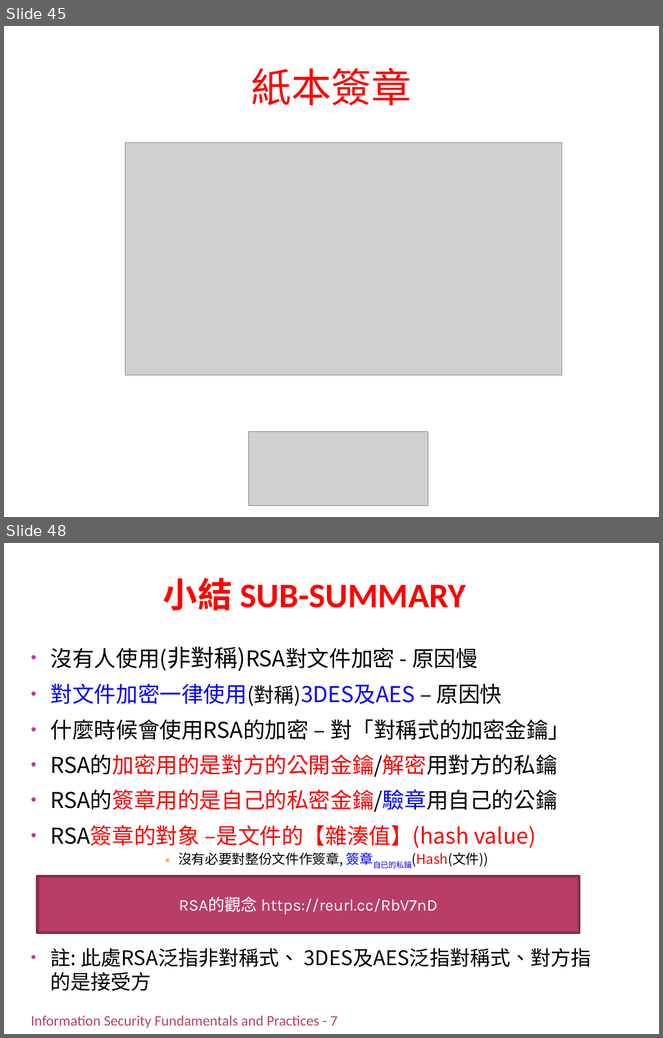
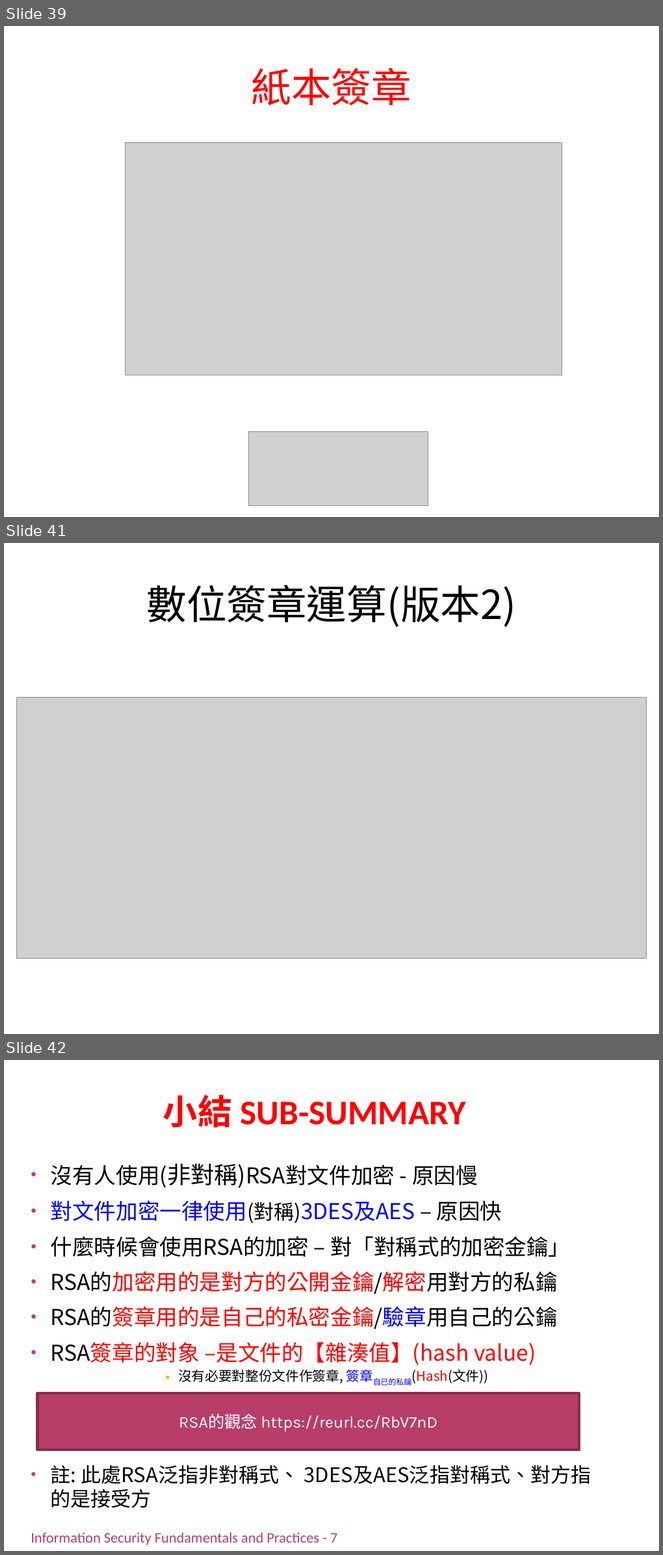
Before and after one commit to chih-chengwu/Information-Security-Markdown, a slide deck: 正本/Ch6_基礎密碼學(潘天佑的第7章).pptx. Shown one above the other, each under a label of ours: slides 45 and 48 before the commit, slides 39, 41 and 42 after it; the slides between them are not shown. The pictures are 663x1038 and 663x1555 pixels, drawn with LibreOffice and Linux fonts; fonts in the diff are those of the drawing; grey boxes stand for pictures; background and template pictures are left out. Boxes give left, top, right and bottom in pixels: in the first picture for what was removed or moved away, otherwise in the second. Text is boxed around its words. In the diff, an @@ line names an element or a change of style, - is before the commit and + after.

```diff
--- a/正本/Ch6_基礎密碼學(潘天佑的第7章).pptx
+++ b/正本/Ch6_基礎密碼學(潘天佑的第7章).pptx
@@ slide 41 added at bbox=[4, 543, 659, 1034], background #FFFFFF @@
@@ title added at bbox=[146, 585, 516, 627], 44 pt, text #000000 @@
+數位簽章運算(版本2)
@@ picture added at bbox=[17, 698, 647, 959] @@
@@ what was slide 45 is now slide 39 @@
@@ what was slide 48 is now slide 42 @@
```
Also in this commit, not shown: 19 slides changed, 1 other slide added, 2 slides removed, 5 other files.
